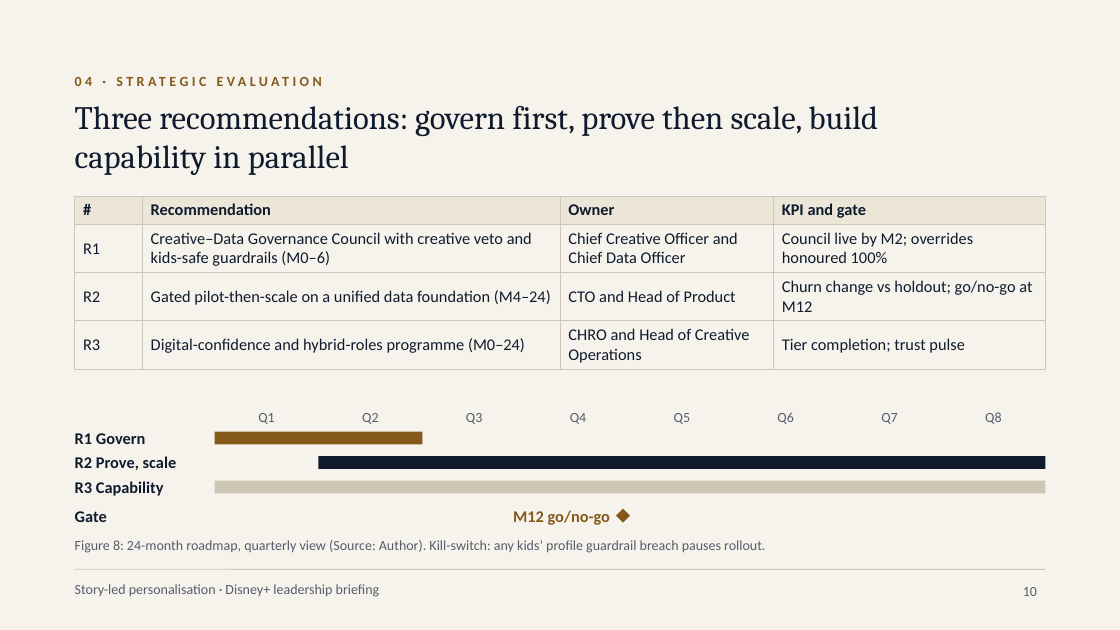
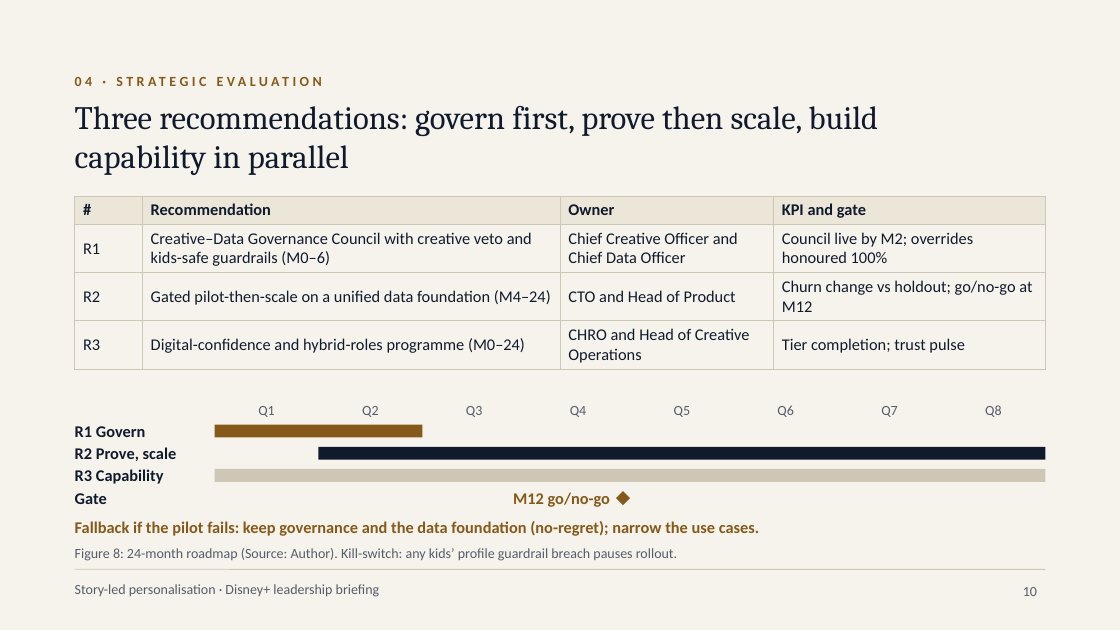
Before and after one commit to karanrg22-svg/skill, a slide deck: slide 10 of output/A_Corporate_Editorial.pptx. Drawn at 1120x630 pixels with LibreOffice and Linux fonts; fonts in the diff are those of the drawing. Boxes give left, top, right and bottom in pixels: in the first picture for what was removed or moved away, otherwise in the second. Text is boxed around its words. In the diff, an @@ line names an element or a change of style, - is before the commit and + after.

```diff
--- a/output/A_Corporate_Editorial.pptx
+++ b/output/A_Corporate_Editorial.pptx
@@ 9 texts, 1 rectangle: place and size @@
-9 texts, 1 rectangle at [75, 412, 1001, 444]
+9 texts, 1 rectangle at [75, 405, 1001, 438]
@@ 2 texts, 2 rectangles: place and size @@
-2 texts, 2 rectangles at [75, 456, 1046, 496]
+2 texts, 2 rectangles at [75, 447, 1046, 484]
@@ 2 texts, 1 diamond: place and size @@
-2 texts, 1 diamond at [75, 509, 630, 525]
+2 texts, 1 diamond at [75, 492, 630, 507]
@@ text added at [75, 521, 759, 536], 14 pt, text #85591A, bold @@
+Fallback if the pilot fails: keep governance and the data foundation (no-regret); narrow the use cases.
@@ text at [75, 548, 677, 561]: text changed @@
-Figure 8: 24-month roadmap, quarterly view (Source: Author). Kill-switch: any kids’ profile guardrail breach pauses rollout.
+Figure 8: 24-month roadmap (Source: Author). Kill-switch: any kids’ profile guardrail breach pauses rollout.
```
Also in this commit, not shown: 7 other slides changed, 3 slides added, 1 other file.
